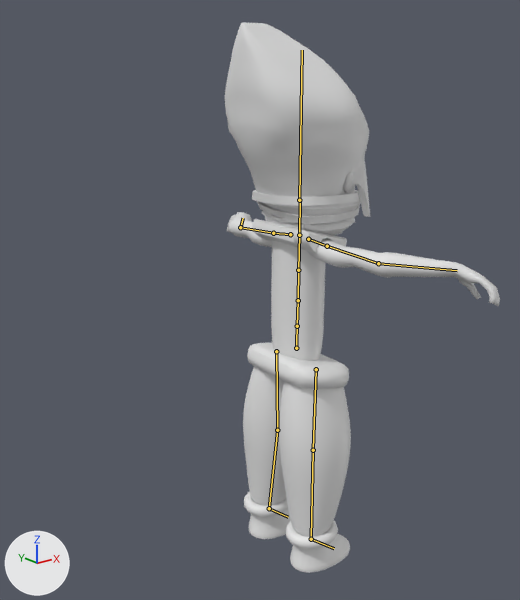
What one commit did to the FBX model Assets/WIP/Models/Characters/Ravi/Animations/Ravi(Death).fbx.
Before and after are seen from a 50 mm camera at (-17.3, -19.2, 18.5) aimed at (1.5, 4.3, 9.1). The axes (+X, +Y, +Z) are drawn at lower left. The lights are the same throughout. The bones that change are drawn over the model as lines.

Names of what the first picture shows: 'Bandage Mask', 'Belt(Ravi)', 'Ears(Ravi)', 'Hair(Ravi)', 'Head(Ravi)', 'L_Arm', 'L_Leg(Ravi)', 'L_Shoe(Ravi)', 'R_Arm', 'R_Leg(Ravi)', 'R_Shoe(Ravi)', 'Shoulder(Ravi)', 'Torso(Ravi)'.
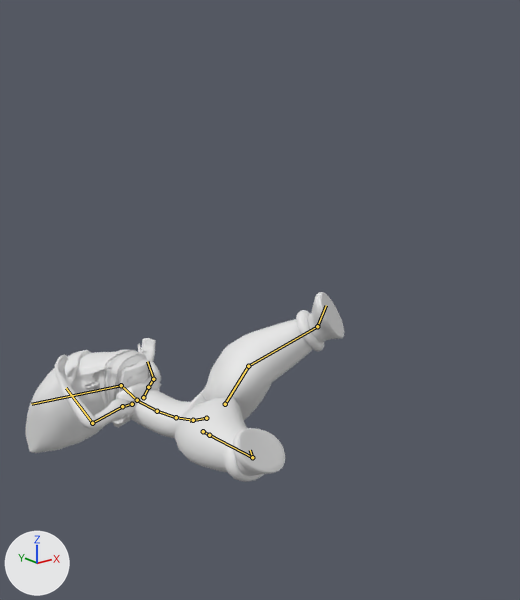
The newer file adds an action. The first version stands in its rest pose; the second is drawn at frame 157 of the action 'Armature|Armature|mixamo.com|Layer0.001'.

Changed parts and their boxes (x1, y1, x2, y2) in the pictures (520 x 600 px):
'Hair(Ravi)', posed
    before: (225, 22, 370, 217)
    after: (25, 350, 111, 453)
'R_Leg(Ravi)', posed
    before: (279, 381, 351, 537)
    after: (175, 397, 248, 472)
'L_Leg(Ravi)', posed
    before: (243, 366, 286, 505)
    after: (201, 319, 312, 420)
'Torso(Ravi)', posed
    before: (271, 241, 325, 361)
    after: (130, 389, 190, 438)
'R_Arm', posed (58% narrower, 12% taller)
    before: (308, 238, 500, 306)
    after: (55, 354, 135, 430)
'Bandage Mask', posed
    before: (252, 190, 361, 235)
    after: (99, 350, 150, 408)
'R_Shoe(Ravi)', posed
    before: (286, 521, 350, 573)
    after: (223, 428, 285, 482)
'L_Shoe(Ravi)', posed
    before: (244, 491, 291, 539)
    after: (296, 292, 344, 351)
'Belt(Ravi)', posed
    before: (247, 343, 349, 389)
    after: (181, 389, 206, 417)
'Shoulder(Ravi)', posed
    before: (252, 219, 347, 253)
    after: (112, 373, 159, 428)
'L_Arm', posed
    before: (227, 212, 272, 247)
    after: (138, 338, 161, 391)
'Head(Ravi)', posed
    before: (339, 184, 356, 195)
    after: (78, 352, 114, 388)
'Ears(Ravi)', posed
    before: (343, 171, 353, 193)
    after: (85, 380, 100, 389)
bone 'mixamorig:Hips', root to tip
    before: (296, 348) to (297, 320)
    after: (206, 418) to (189, 421)
bone 'mixamorig:Spine', root to tip
    before: (297, 326) to (298, 300)
    after: (193, 420) to (176, 417)
bone 'mixamorig:Spine1', root to tip
    before: (298, 300) to (298, 270)
    after: (176, 417) to (157, 411)
bone 'mixamorig:Spine2', root to tip
    before: (298, 270) to (299, 234)
    after: (157, 411) to (136, 400)
bone 'mixamorig:Neck', root to tip
    before: (299, 235) to (300, 200)
    after: (137, 400) to (121, 385)
bone 'mixamorig:Head', root to tip
    before: (299, 200) to (302, 50)
    after: (121, 385) to (31, 404)
bone 'mixamorig:LeftShoulder', root to tip
    before: (290, 234) to (273, 233)
    after: (143, 397) to (148, 387)
bone 'mixamorig:LeftArm', root to tip
    before: (273, 233) to (240, 227)
    after: (148, 387) to (153, 379)
bone 'mixamorig:LeftForeArm', root to tip
    before: (240, 227) to (243, 218)
    after: (153, 379) to (147, 361)
bone 'mixamorig:RightShoulder', root to tip
    before: (308, 239) to (327, 246)
    after: (132, 404) to (122, 406)
bone 'mixamorig:RightArm', root to tip
    before: (327, 246) to (378, 263)
    after: (122, 406) to (92, 423)
bone 'mixamorig:RightForeArm', root to tip
    before: (378, 263) to (457, 270)
    after: (92, 423) to (66, 388)
bone 'mixamorig:LeftUpLeg', root to tip
    before: (276, 351) to (277, 430)
    after: (225, 404) to (248, 366)
bone 'mixamorig:LeftLeg', root to tip
    before: (277, 430) to (269, 508)
    after: (248, 366) to (317, 326)
bone 'mixamorig:LeftFoot', root to tip
    before: (269, 508) to (288, 517)
    after: (317, 326) to (326, 305)
bone 'mixamorig:RightUpLeg', root to tip
    before: (316, 369) to (313, 450)
    after: (203, 431) to (209, 435)
bone 'mixamorig:RightLeg', root to tip
    before: (313, 450) to (311, 539)
    after: (209, 435) to (252, 457)
bone 'mixamorig:RightFoot', root to tip
    before: (311, 539) to (334, 548)
    after: (252, 457) to (250, 450)

The change, as a list of edits to the scene's bpy script:
```text
Change bone_mixamorig_hips:
    where bone_mixamorig_hips = bpy.data.objects['Armature'].pose.bones['mixamorig:Hips']
    bone_mixamorig_hips.location: (0.0, 0.0, 0.0) -> (97.0, -627.0, -769.0)
    bone_mixamorig_hips.rotation_quaternion: (1.0, 0.0, 0.0, 0.0) -> (0.424, -0.396, -0.362, 0.729)  # degrees (0, 0, 0) -> degrees (-64, 16, 110)
Change bone_mixamorig_spine:
    where bone_mixamorig_spine = bpy.data.objects['Armature'].pose.bones['mixamorig:Spine']  # child of 'mixamorig:Hips'
    bone_mixamorig_spine.rotation_quaternion: (1.0, 0.0, 0.0, 0.0) -> (0.989, -0.003, 0.02, -0.148)  # degrees (0, 0, 0) -> degrees (-1, 2, -17)
Change bone_mixamorig_spine1:
    where bone_mixamorig_spine1 = bpy.data.objects['Armature'].pose.bones['mixamorig:Spine1']  # child of 'mixamorig:Spine'
    bone_mixamorig_spine1.rotation_quaternion: (1.0, 0.0, 0.0, 0.0) -> (0.995, -0.009, 0.047, -0.083)  # degrees (0, 0, 0) -> degrees (-2, 5, -10)
Change bone_mixamorig_spine2:
    where bone_mixamorig_spine2 = bpy.data.objects['Armature'].pose.bones['mixamorig:Spine2']  # child of 'mixamorig:Spine1'
    bone_mixamorig_spine2.rotation_quaternion: (1.0, 0.0, 0.0, 0.0) -> (0.995, -0.01, 0.047, -0.083)  # degrees (0, 0, 0) -> degrees (-2, 5, -10)
Change bone_mixamorig_neck:
    where bone_mixamorig_neck = bpy.data.objects['Armature'].pose.bones['mixamorig:Neck']  # child of 'mixamorig:Spine2'
    bone_mixamorig_neck.rotation_quaternion: (1.0, 0.0, 0.0, 0.0) -> (0.99, -0.05, 0.082, -0.103)  # degrees (0, 0, 0) -> degrees (-7, 9, -12)
Change bone_mixamorig_head:
    where bone_mixamorig_head = bpy.data.objects['Armature'].pose.bones['mixamorig:Head']  # child of 'mixamorig:Neck'
    bone_mixamorig_head.rotation_quaternion: (1.0, 0.0, 0.0, 0.0) -> (0.907, 0.199, 0.008, 0.37)  # degrees (0, 0, 0) -> degrees (22, -8, 43)
Change bone_mixamorig_leftshoulder:
    where bone_mixamorig_leftshoulder = bpy.data.objects['Armature'].pose.bones['mixamorig:LeftShoulder']  # child of 'mixamorig:Spine2'
    bone_mixamorig_leftshoulder.rotation_quaternion: (1.0, 0.0, 0.0, 0.0) -> (0.966, -0.246, -0.006, 0.08)  # degrees (0, 0, 0) -> degrees (-29, 2, 9)
Change bone_mixamorig_leftarm:
    where bone_mixamorig_leftarm = bpy.data.objects['Armature'].pose.bones['mixamorig:LeftArm']  # child of 'mixamorig:LeftShoulder'
    bone_mixamorig_leftarm.rotation_quaternion: (1.0, 0.0, 0.0, 0.0) -> (0.839, -0.151, -0.476, -0.218)  # degrees (0, 0, 0) -> degrees (-5, -60, -26)
Change bone_mixamorig_leftforearm:
    where bone_mixamorig_leftforearm = bpy.data.objects['Armature'].pose.bones['mixamorig:LeftForeArm']  # child of 'mixamorig:LeftArm'
    bone_mixamorig_leftforearm.rotation_quaternion: (1.0, 0.0, 0.0, 0.0) -> (0.881, -0.046, -0.456, -0.117)  # degrees (0, 0, 0) -> degrees (2, -55, -16)
Change bone_mixamorig_rightshoulder:
    where bone_mixamorig_rightshoulder = bpy.data.objects['Armature'].pose.bones['mixamorig:RightShoulder']  # child of 'mixamorig:Spine2'
    bone_mixamorig_rightshoulder.rotation_quaternion: (1.0, 0.0, 0.0, 0.0) -> (0.991, -0.018, 0.01, -0.13)  # degrees (0, 0, 0) -> degrees (-2, 1, -15)
Change bone_mixamorig_rightarm:
    where bone_mixamorig_rightarm = bpy.data.objects['Armature'].pose.bones['mixamorig:RightArm']  # child of 'mixamorig:RightShoulder'
    bone_mixamorig_rightarm.rotation_quaternion: (1.0, 0.0, 0.0, 0.0) -> (0.782, -0.107, 0.606, 0.101)  # degrees (0, 0, 0) -> degrees (-10, 76, 7)
Change bone_mixamorig_rightforearm:
    where bone_mixamorig_rightforearm = bpy.data.objects['Armature'].pose.bones['mixamorig:RightForeArm']  # child of 'mixamorig:RightArm'
    bone_mixamorig_rightforearm.rotation_quaternion: (1.0, 0.0, 0.0, 0.0) -> (0.755, 0.269, 0.337, -0.494)  # degrees (0, 0, 0) -> degrees (7, 51, -63)
Change bone_mixamorig_leftupleg:
    where bone_mixamorig_leftupleg = bpy.data.objects['Armature'].pose.bones['mixamorig:LeftUpLeg']  # child of 'mixamorig:Hips'
    bone_mixamorig_leftupleg.rotation_quaternion: (1.0, 0.0, 0.0, 0.0) -> (0.934, -0.009, 0.185, 0.306)  # degrees (0, 0, 0) -> degrees (6, 21, 37)
Change bone_mixamorig_leftleg:
    where bone_mixamorig_leftleg = bpy.data.objects['Armature'].pose.bones['mixamorig:LeftLeg']  # child of 'mixamorig:LeftUpLeg'
    bone_mixamorig_leftleg.rotation_quaternion: (1.0, 0.0, 0.0, 0.0) -> (0.934, -0.137, 0.114, -0.311)  # degrees (0, 0, 0) -> degrees (-19, 7, -38)
Change bone_mixamorig_leftfoot:
    where bone_mixamorig_leftfoot = bpy.data.objects['Armature'].pose.bones['mixamorig:LeftFoot']  # child of 'mixamorig:LeftLeg'
    bone_mixamorig_leftfoot.rotation_quaternion: (1.0, 0.0, 0.0, 0.0) -> (0.99, -0.015, -0.08, -0.119)  # degrees (0, 0, 0) -> degrees (-1, -9, -14)
Change bone_mixamorig_rightupleg:
    where bone_mixamorig_rightupleg = bpy.data.objects['Armature'].pose.bones['mixamorig:RightUpLeg']  # child of 'mixamorig:Hips'
    bone_mixamorig_rightupleg.rotation_quaternion: (1.0, 0.0, 0.0, 0.0) -> (0.881, 0.298, 0.259, 0.259)  # degrees (0, 0, 0) -> degrees (44, 18, 40)
Change bone_mixamorig_rightleg:
    where bone_mixamorig_rightleg = bpy.data.objects['Armature'].pose.bones['mixamorig:RightLeg']  # child of 'mixamorig:RightUpLeg'
    bone_mixamorig_rightleg.rotation_quaternion: (1.0, 0.0, 0.0, 0.0) -> (0.98, -0.005, 0.087, -0.176)  # degrees (0, 0, 0) -> degrees (-2, 10, -21)
Change bone_mixamorig_rightfoot:
    where bone_mixamorig_rightfoot = bpy.data.objects['Armature'].pose.bones['mixamorig:RightFoot']  # child of 'mixamorig:RightLeg'
    bone_mixamorig_rightfoot.rotation_quaternion: (1.0, 0.0, 0.0, 0.0) -> (0.955, -0.173, 0.189, 0.148)  # degrees (0, 0, 0) -> degrees (-18, 24, 14)
```
